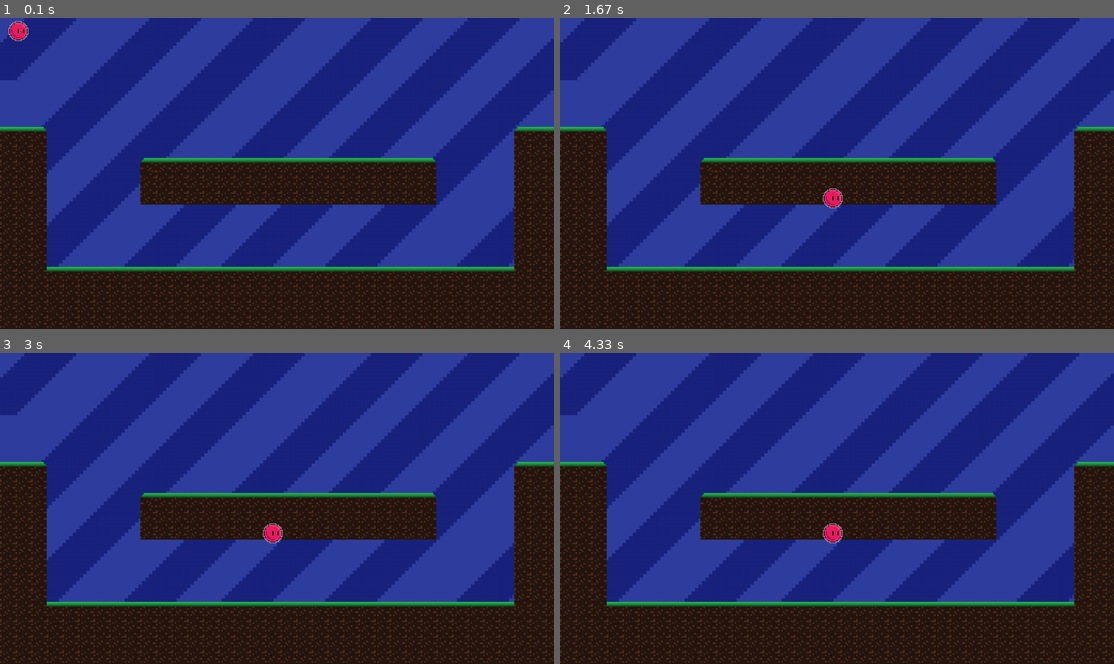
Above: before the commit, frames 1-4 (two rows, left to right).
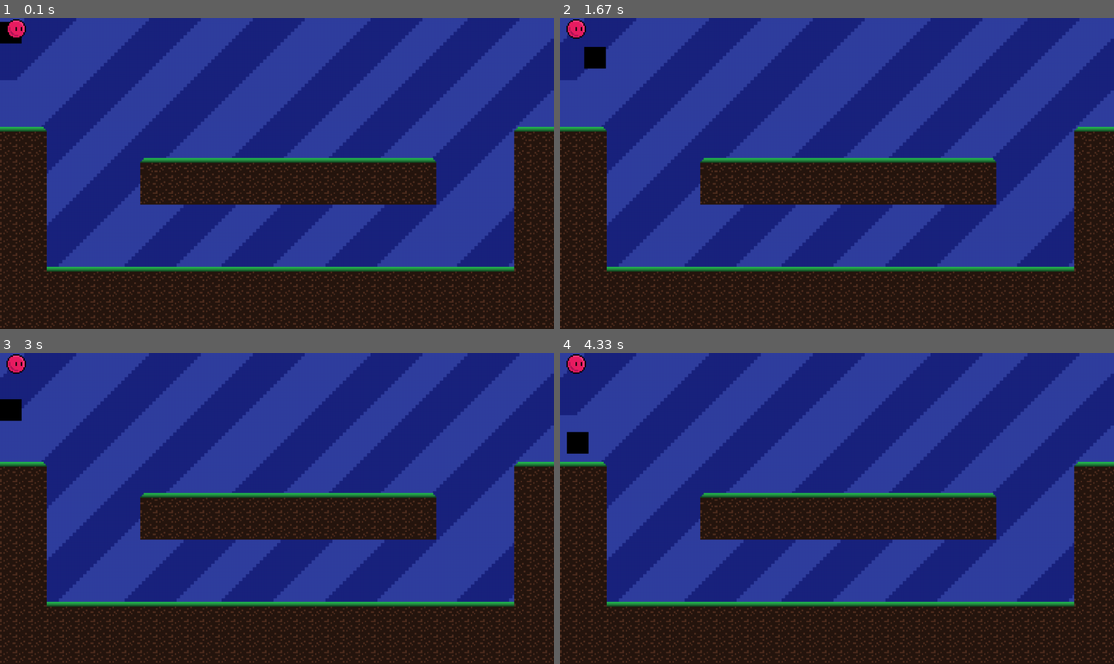
Above: after the commit, the same moments.

Repository: shegsharem/base_pygame_framework
Game: pygame game, started from workingonthis.py
Two runs of this game, one before a commit and one after it. Both use one fixed random seed, a clock stepped at 60 frames per second and the inputs below.
Inputs (mouse positions are in pixels of both pictures, inside the frame that each line leads up to):
- Up to frame 1 (0.1 s): no input
- Up to frame 2 (1.67 s): hold D 0.33-0.8 s; move the mouse to (814, 185) at 0.37 s; hold W 0.83-1.13 s; hold D 1.17-1.63 s
- Up to frame 3 (3 s): hold A 1.67-2.2 s; hold A 2.23-2.63 s; hold W from 2.67 s (still down)
- Up to frame 4 (4.33 s): release W at 3.03 s; hold D 3.07-3.7 s; hold A 3.73-4.2 s; hold D from 4.23 s (still down)

The runs differ from the first frame. In frame 1, 0.3% of the frame differs, in the area x 0-6%, y 0-9%; in frame 2, 0.6%; in frame 3, 0.6%; in frame 4, 0.6%, in the area x 1-52%, y 0-62%.

Commit message:
collisions might be working

Diff:
--- a/src/collisions.py
+++ b/src/collisions.py
@@ -1,5 +1,33 @@
 """Python 3.12.1"""
-from pygame import Rect, sprite
+from pygame import Rect, sprite, rect
+
+def check_collision_with_sprite_group(target:sprite.Sprite, group:sprite.Group) -> dict[str, bool]:
+    collision = sprite.spritecollideany(target,group)
+    tolerance = 2
+    collisions = {
+        "top": False,
+        "bottom": False,
+        "right": False,
+        "left": False,
+    }
+
+    if collision:
+        if abs(target.rect.bottom-collision.rect.top) < tolerance:
+            collisions['bottom'] = True
+            target.position.y -=1
+
+        if abs(target.rect.top-collision.rect.bottom) < tolerance:
+            collisions['top'] = True
+            target.position.y +=1
+
+        elif abs(target.rect.right-collision.rect.left) < tolerance:
+            collisions['right'] = True
+            target.position.x -=1
+
+        elif abs(target.rect.left-collision.rect.right) < tolerance:
+            collisions['left'] = True
+            target.position.x +=1
+    return collisions
 
 def intersecting_rect_with_sprite_group(rect:Rect, sprite_group:sprite.Group) -> Rect | None:
     """Check rect overlapping with any sprite in sprite group
--- a/workingonthis.py
+++ b/workingonthis.py
@@ -9,7 +9,7 @@
 from src.deltatime import get_deltatime
 from src.player import Player
 from src.level import Level
-from src.collisions import intersecting_rect_with_sprite_group
+from src.collisions import check_collision_with_sprite_group
 from src.lighting import get_outline
 from src.particles import Particles
 #from src.curves import mesh
@@ -21,12 +21,12 @@
 
 test_rect = Rectangle((0,0),(50,50), (0,0,0))
 
-test_rect_outline = get_outline(test_rect.image)
 player = Player()
 player_outline = get_outline(player.image)
 
-level = pygame.Surface((1280,720), SRCALPHA)
-Level('level.txt').draw(level)
+level_surface = pygame.Surface((1280*2,720*2), SRCALPHA)
+level = Level('level.txt')
+level.draw(level_surface)
 
 splashscreen = pygame.image.load('assets/images/background.png').convert_alpha()
 splashscreen = pygame.transform.scale(splashscreen, (screen.get_width(), screen.get_height()))
@@ -48,26 +48,33 @@
         sys.exit()
 
     if keys[K_w]:
-        pass
-        #player.sprite_number += 1
-        #player.acceleration.y = -2
-        #player.touching_ground = True
+        test_rect.position.y -= 2
+
+    if keys[K_d]:
+        test_rect.position.x += 1
+
+    if keys[K_a]:
+        test_rect.position.x -= 1
 
 while True:
     dt, previous_time = get_deltatime(previous_time)
     input_processor()
     mouse_pos = pygame.mouse.get_pos()
-    print(dt)
-    #test_rect.position = mouse_pos
-    player.position = mouse_pos
+
+    #player.position = mouse_pos
 
     test_rect.update(0)
     player.update(dt)
 
     screen.blit(splashscreen,(0,0))
-    screen.blit(level,(0,0))
+    screen.blit(level_surface,(0,0))
+    screen.blit(test_rect.image,test_rect.position)
+    collisions = check_collision_with_sprite_group(test_rect,level)
+    print(collisions)
+    if not collisions['bottom']:
+        test_rect.position.y += 1
+    screen.blit(player_outline,player.position)
+    screen.blit(player.image,player.position)
 
-    screen.blit(player.image,player.position)
-    screen.blit(player_outline,player.position)
 
     pygame.display.flip()
